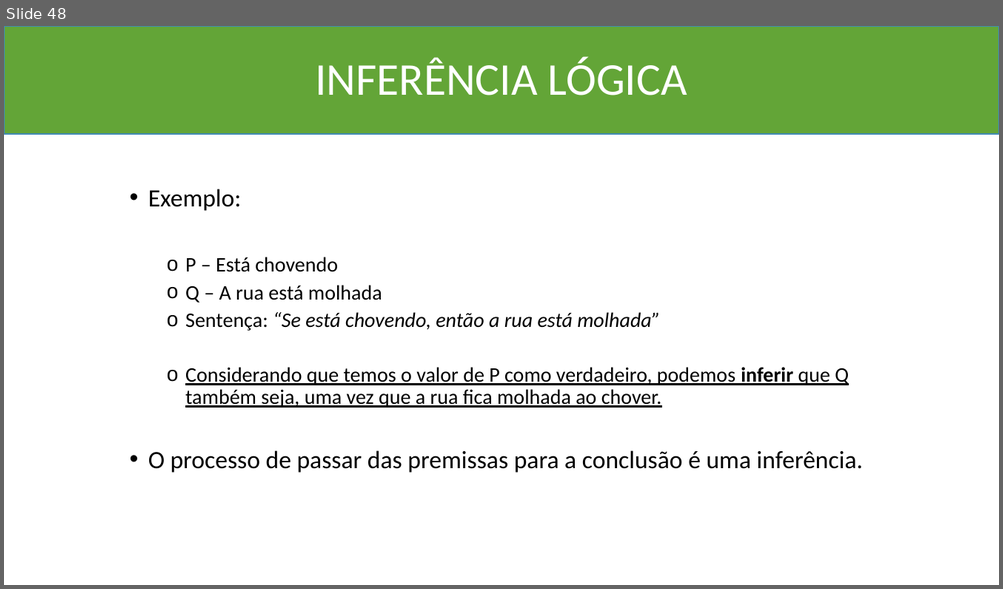
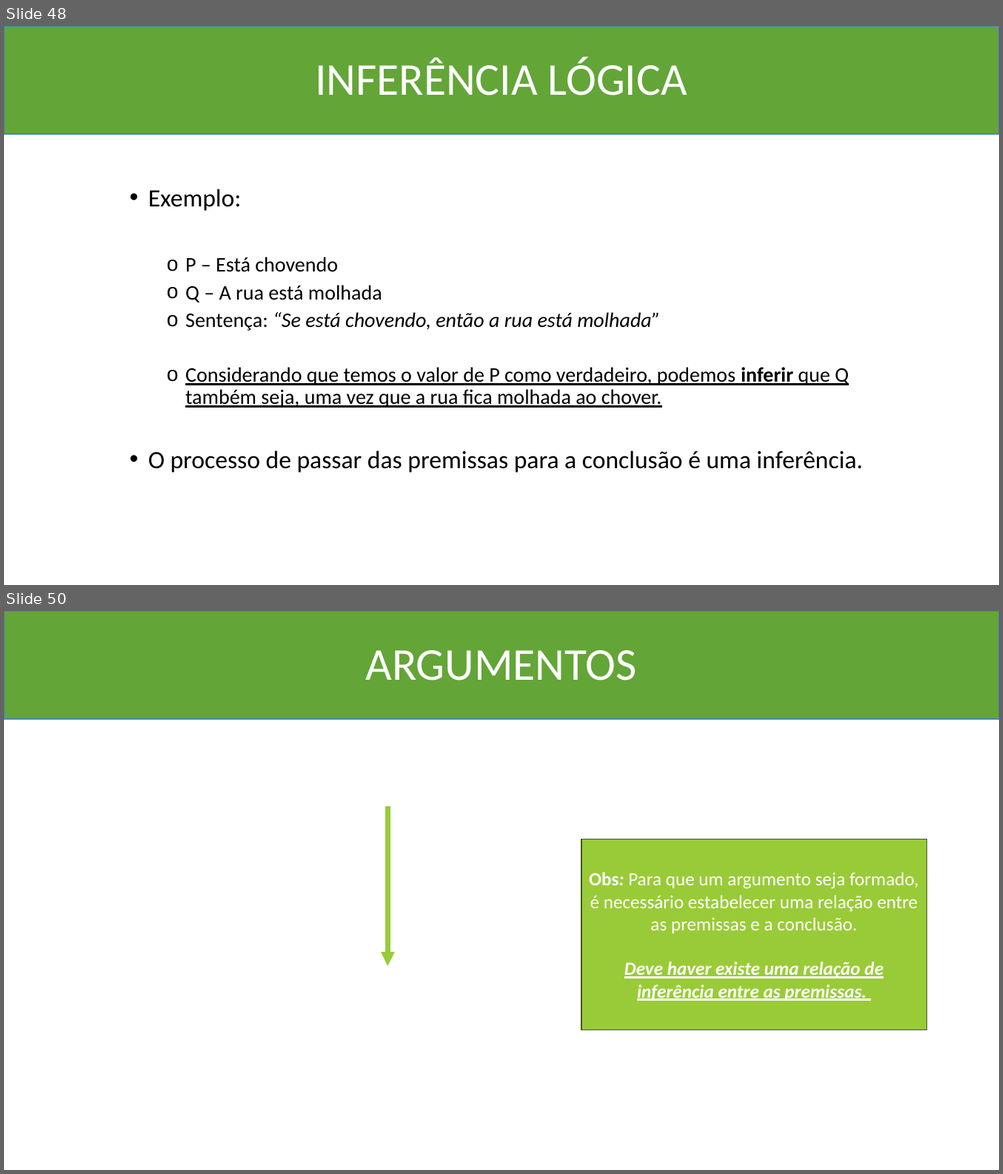
Before and after one commit to Marcio-Salmazo/Aulas, a slide deck: UNIUBE-MD/Teoria_MD.pptx. Shown one above the other, each under a label of ours: slide 48 before the commit, slides 48 and 50 after it; the slides between them are not shown. The pictures are 1003x589 and 1003x1174 pixels, drawn with LibreOffice and Linux fonts; fonts in the diff are those of the drawing; grey boxes stand for pictures. Boxes give left, top, right and bottom in pixels: in the first picture for what was removed or moved away, otherwise in the second. Text is boxed around its words. In the diff, an @@ line names an element or a change of style, - is before the commit and + after.

```diff
--- a/UNIUBE-MD/Teoria_MD.pptx
+++ b/UNIUBE-MD/Teoria_MD.pptx
@@ slide 50 added at <box>4,611,999,1170</box>, background #FFFFFF @@
@@ rectangle added at <box>4,611,999,719</box>, fill #63A537, outline #418AB3 1 pt @@
@@ title added at <box>365,650,637,681</box>, 44 pt, text #FFFFFF @@
+ARGUMENTOS
@@ arrow added from (387, 806) to (387, 966), #99CB38 4.5 pt @@
@@ rectangle added at <box>581,840,927,1031</box>, fill #99CB38, outline #435919 1 pt, 18 pt, text #FFFFFF @@
+Obs: Para que um argumento seja formado, é necessário estabelecer uma relação entre as premissas e a conclusão.
+Deve haver existe uma relação de inferência entre as premissas.
```
Also in this commit, not shown: 3 other slides added, 2 other files.
